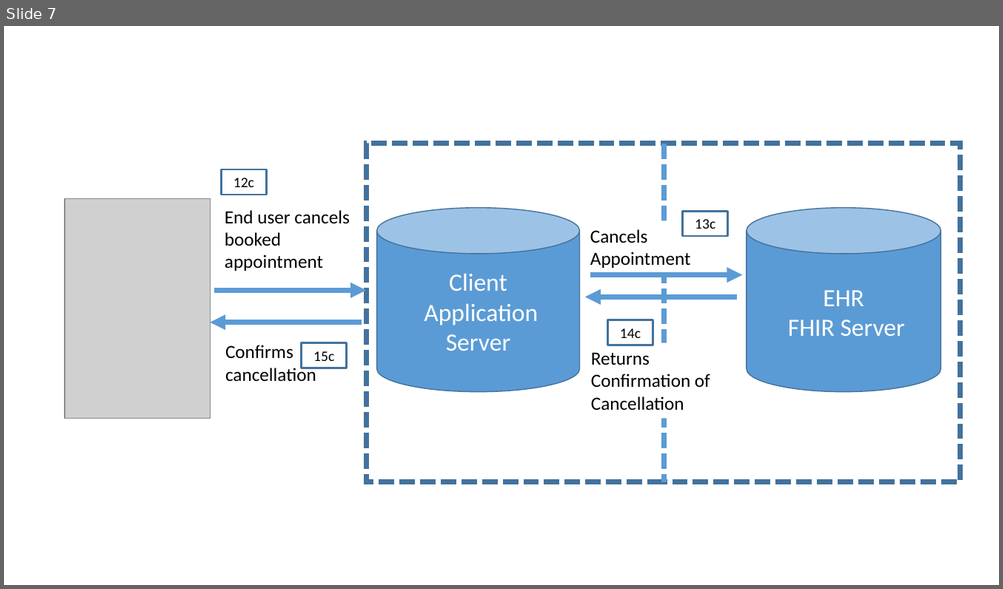
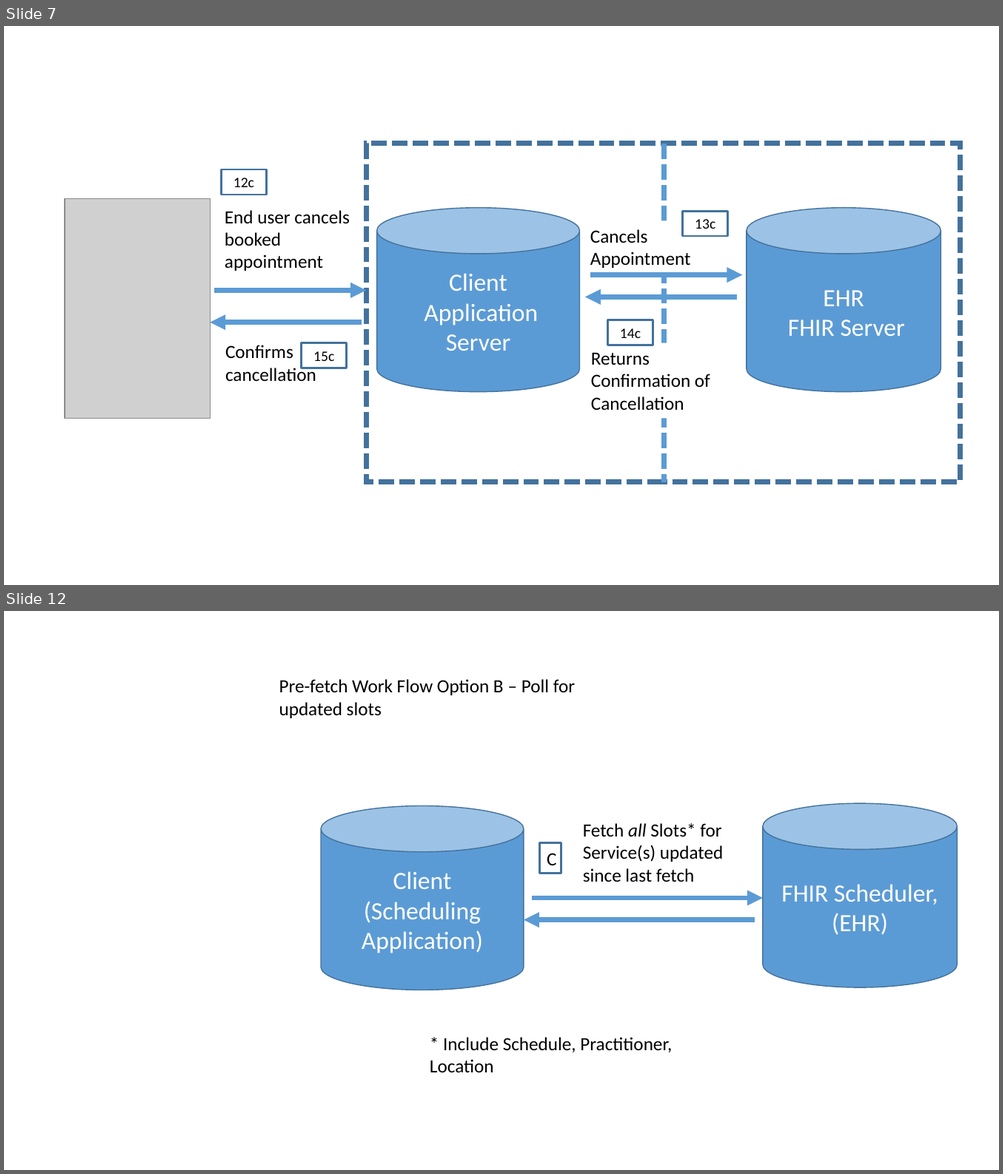
Before and after one commit to argonautproject/scheduling, a slide deck: meeting-notes/WorkFlowDiagrams.pptx. Shown one above the other, each under a label of ours: slide 7 before the commit, slides 7 and 12 after it; the slides between them are not shown. The pictures are 1003x589 and 1003x1174 pixels, drawn with LibreOffice and Linux fonts; fonts in the diff are those of the drawing; grey boxes stand for pictures. Boxes give left, top, right and bottom in pixels: in the first picture for what was removed or moved away, otherwise in the second. Text is boxed around its words. In the diff, an @@ line names an element or a change of style, - is before the commit and + after.

```diff
--- a/meeting-notes/WorkFlowDiagrams.pptx
+++ b/meeting-notes/WorkFlowDiagrams.pptx
@@ slide 12 added at [4,611,999,1170], background #FFFFFF @@
@@ text added at [279,679,575,718], 18 pt, text #000000 @@
+Pre-fetch Work Flow Option B – Poll for updated slots
@@ cylinder added at [321,806,524,990], fill #5B9BD5, outline #43739E 1 pt, 24 pt, text #FFFFFF @@
+Client
+(Scheduling Application)
@@ cylinder added at [762,803,957,988], fill #5B9BD5, outline #43739E 1 pt, 24 pt, text #FFFFFF @@
+FHIR Scheduler, (EHR)
@@ group added at [523,823,762,920]: 2 arrows, 1 text, 1 rectangle @@
+Fetch all Slots* for Service(s) updated since last fetch
+C
@@ text added at [430,1037,671,1073], 18 pt, text #000000 @@
+* Include Schedule, Practitioner, Location
```
Also in this commit, not shown: 2 slides changed, 4 other slides added, 14 other files.
